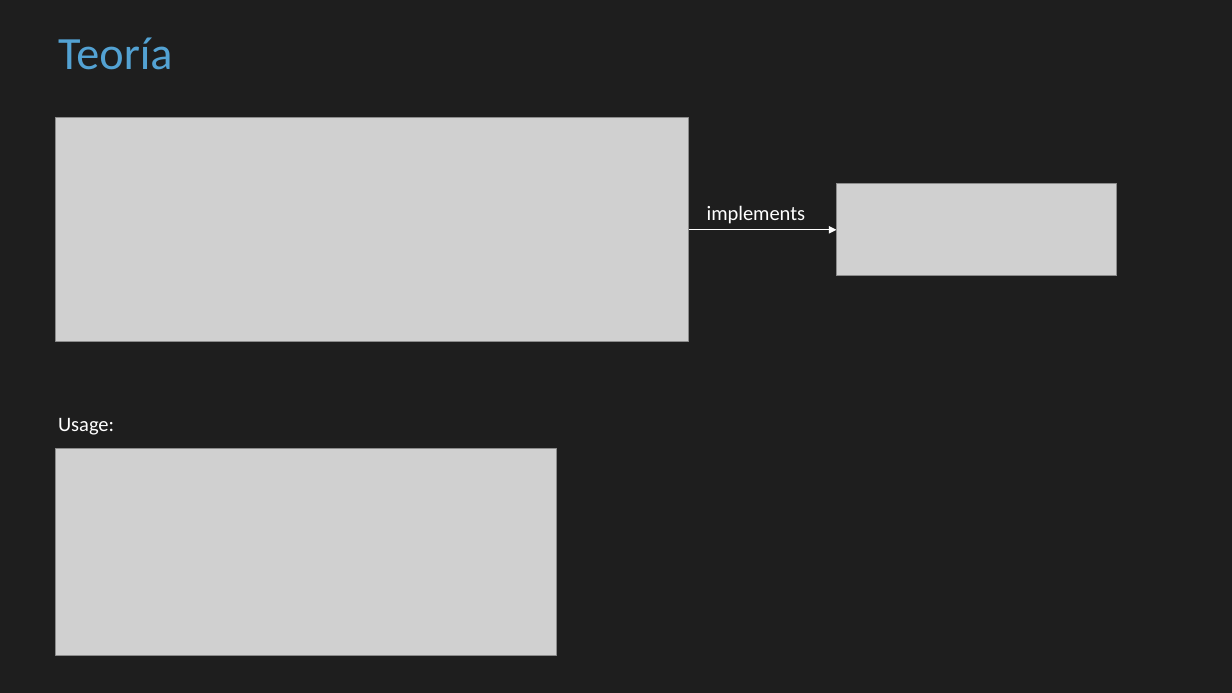
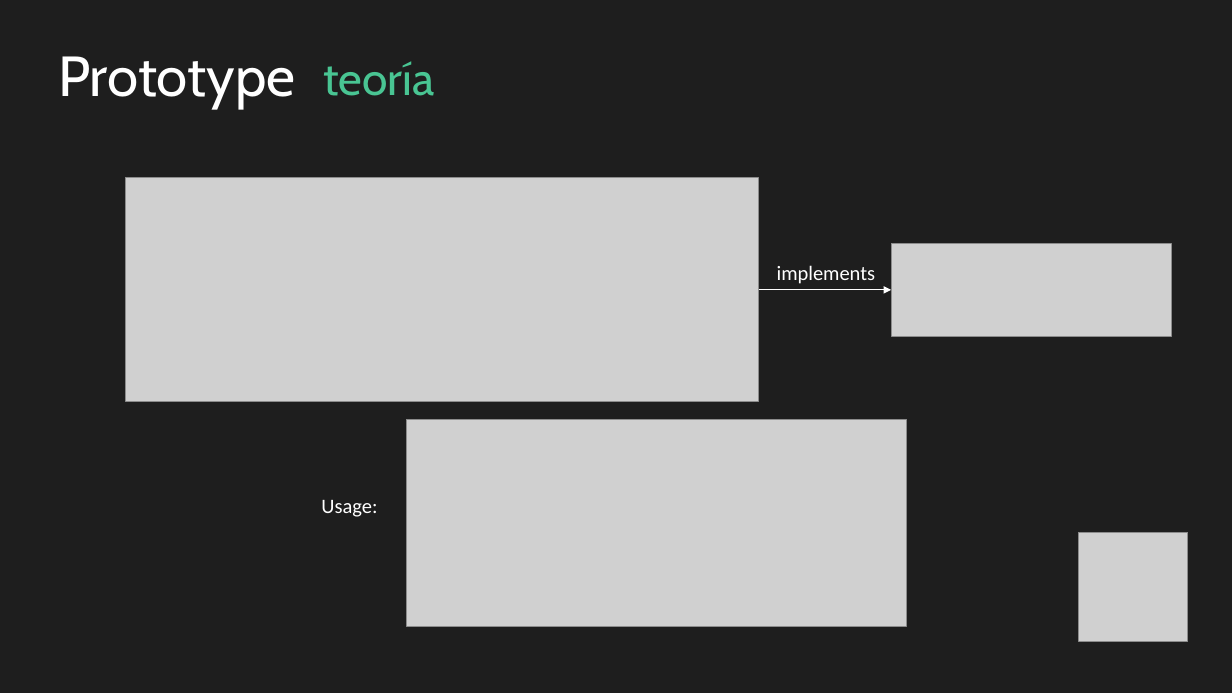
Before and after one commit to cbastos/jsdaycan2019-typescript-patterns, a slide deck: slide 10 of slides/Patrones de diseño con Typescript en el mundo real.pptx (slide 12 before the commit). Drawn at 1232x693 pixels with LibreOffice and Linux fonts; fonts in the diff are those of the drawing; grey boxes stand for pictures. Boxes give left, top, right and bottom in pixels: in the first picture for what was removed or moved away, otherwise in the second. Text is boxed around its words. In the diff, an @@ line names an element or a change of style, - is before the commit and + after.

```diff
--- a/slides/Patrones de diseño con Typescript en el mundo real.pptx
+++ b/slides/Patrones de diseño con Typescript en el mundo real.pptx
@@ text added at [58, 56, 295, 109], 44 pt, text #FFFFFF @@
+Prototype
@@ text at [323, 61, 434, 96]: text changed; font Calibri to Cabin; text colour #53A2D3 to #49C593 @@
-Teoría
+teoría
@@ picture: place and size @@
-picture at [56, 117, 689, 342]
+picture at [126, 177, 758, 402]
@@ text "implements": place and size @@
-text "implements" at [707, 205, 806, 224]
+text "implements" at [777, 265, 876, 284]
@@ picture: place and size @@
-picture at [836, 184, 1116, 276]
+picture at [891, 244, 1171, 336]
@@ arrow moved from (689, 230) - (836, 230) to (759, 290) - (891, 290) @@
@@ picture: place and size @@
-picture at [56, 448, 557, 655]
+picture at [406, 420, 907, 627]
@@ text "Usage:": place and size @@
-text "Usage:" at [58, 418, 114, 435]
+text "Usage:" at [321, 500, 377, 517]
@@ picture added at [1080, 532, 1189, 641] @@
```
Also in this commit, not shown: 27 other slides changed, 5 slides added, 21 slides removed.
